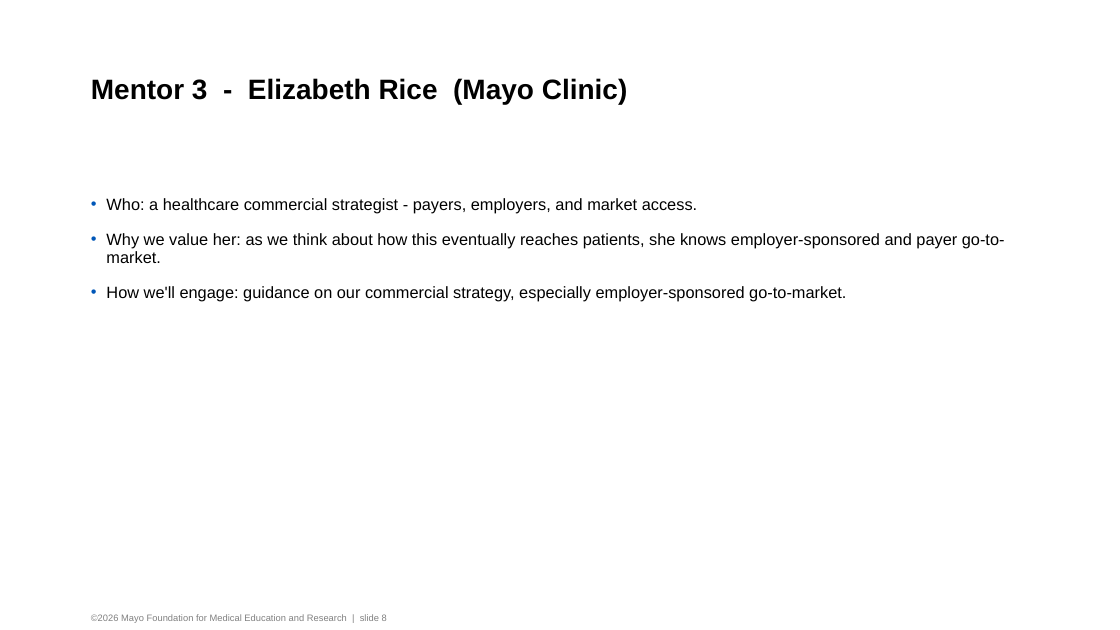
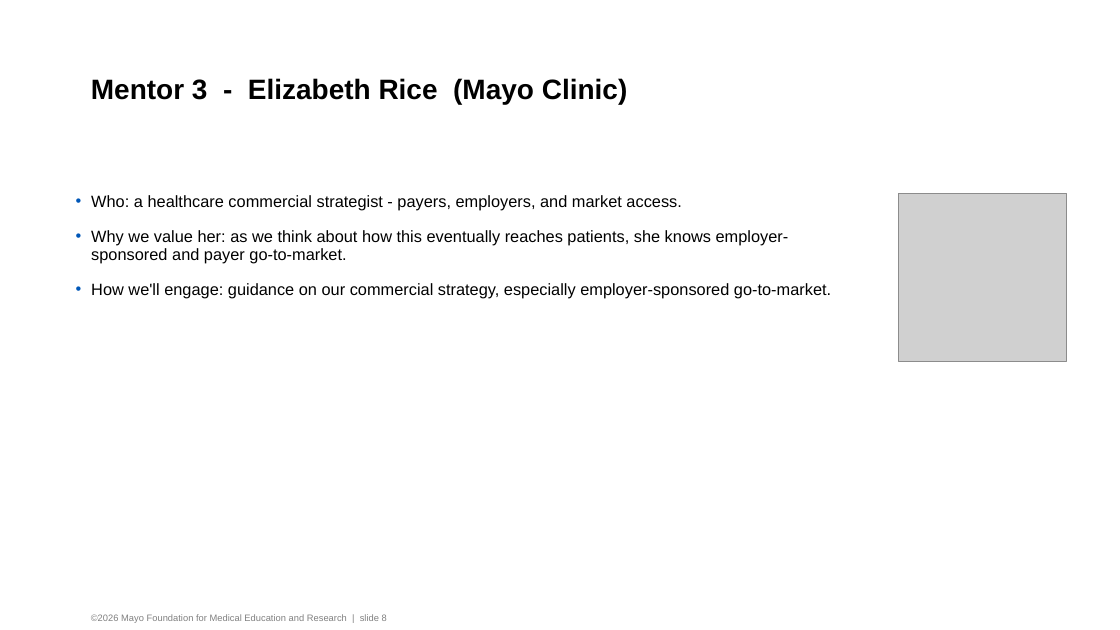
Before and after one commit to cal-healthier/mayonnaise, a slide deck: slide 8 of healthier_checkin_v2.pptx. Drawn at 1120x630 pixels with LibreOffice and Linux fonts; fonts in the diff are those of the drawing; grey boxes stand for pictures; background and template pictures are left out. Boxes give left, top, right and bottom in pixels: in the first picture for what was removed or moved away, otherwise in the second. Text is boxed around its words. In the diff, an @@ line names an element or a change of style, - is before the commit and + after.

Commit message:
Add mentor photos to slides 6-8; charts 1 and 5 now query-driven

```diff
--- a/healthier_checkin_v2.pptx
+++ b/healthier_checkin_v2.pptx
@@ text "Who: a healthcare commercial strategist ..." rewrapped from (x1=106, y1=198, x2=1005, y2=302) to (x1=91, y1=195, x2=831, y2=299) @@
@@ picture added at (x1=899, y1=193, x2=1067, y2=361) @@
```
Also in this commit, not shown: 2 other slides changed, 1 other file.
